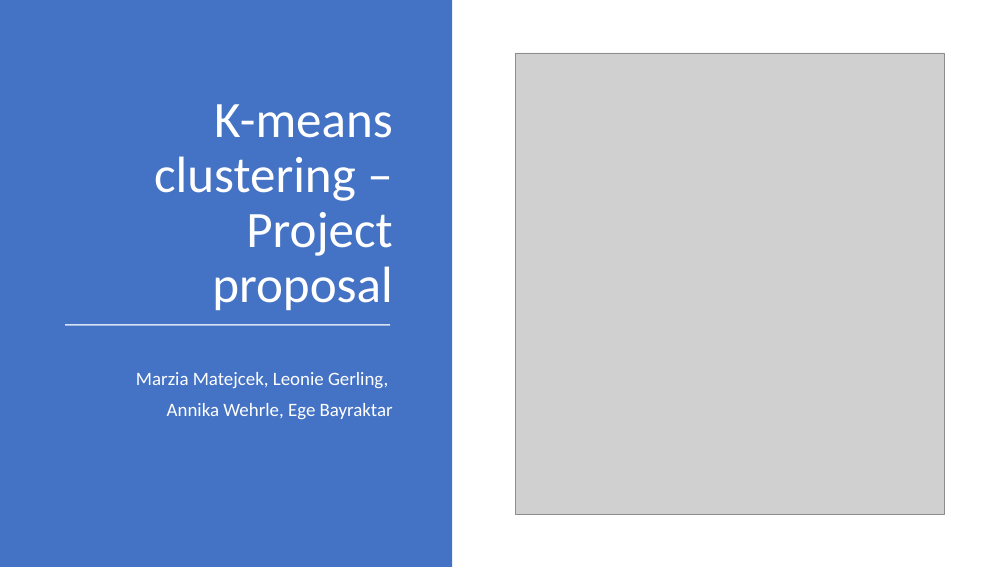
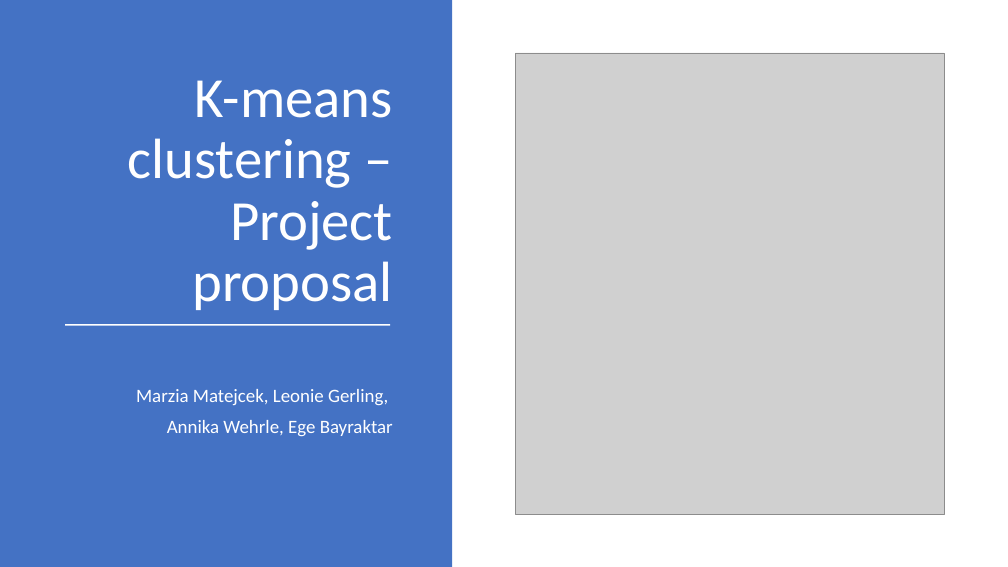
Before and after one commit to datascience-mobi/group-01-project-4-1, a slide deck: slide 1 of K-means clustering.pptx. Drawn at 1008x567 pixels with LibreOffice and Linux fonts; fonts in the diff are those of the drawing; grey boxes stand for pictures. Boxes give left, top, right and bottom in pixels: in the first picture for what was removed or moved away, otherwise in the second. Text is boxed around its words. In the diff, an @@ line names an element or a change of style, - is before the commit and + after.

```diff
--- a/K-means clustering.pptx
+++ b/K-means clustering.pptx
@@ text "K-means clustering – Project proposal" at box(128, 80, 393, 310): size 48.6 to 54 pt @@
@@ text "Marzia Matejcek, Leonie Gerling,": place and size @@
-text "Marzia Matejcek, Leonie Gerling," at box(136, 372, 393, 420)
+text "Marzia Matejcek, Leonie Gerling," at box(136, 389, 393, 437)
```
Also in this commit, not shown: 3 other slides changed, 3 slides added, 1 slide removed, 1 other file.
